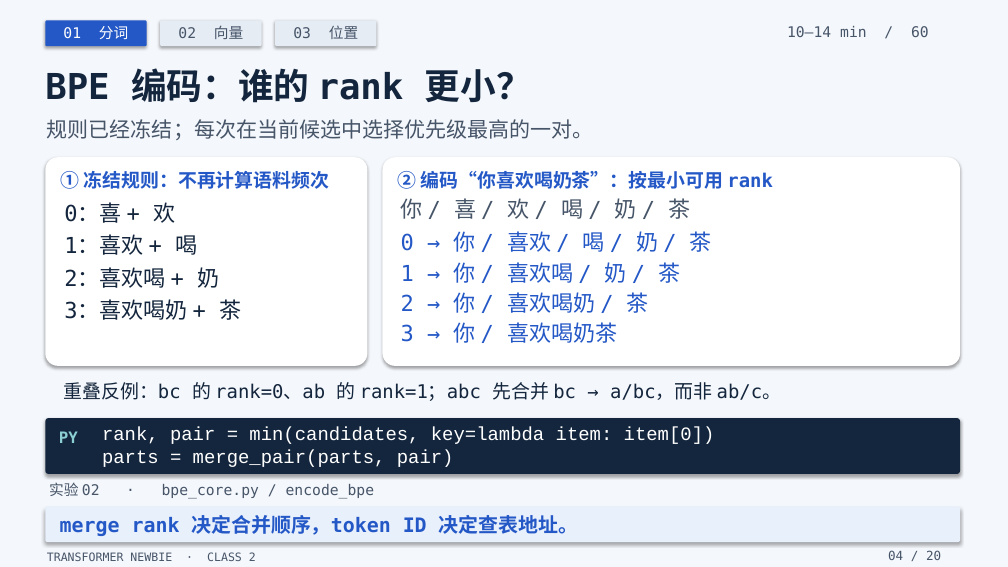
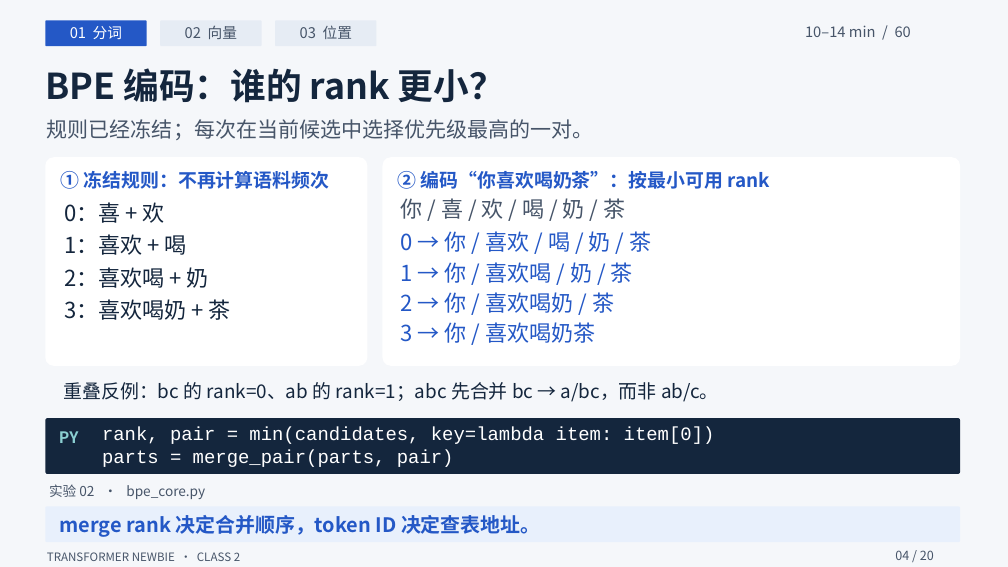
Before and after one commit to yangzy723/Transformer-Newbie, a slide deck: slide 4 of class2/class2_tokens_embeddings_positions.pptx. Drawn at 1008x567 pixels with LibreOffice and Linux fonts; fonts in the diff are those of the drawing. Boxes give left, top, right and bottom in pixels: in the first picture for what was removed or moved away, otherwise in the second. Text is boxed around its words. In the diff, an @@ line names an element or a change of style, - is before the commit and + after.

Commit message:
Clarify class 2 slide layout and teach RoPE through rotation diagrams

```diff
--- a/class2/class2_tokens_embeddings_positions.pptx
+++ b/class2/class2_tokens_embeddings_positions.pptx
@@ background #F7F5EF to #FFFFFF @@
@@ rectangle at (0, 0, 1008, 567): fill #F4F7FB to #F5F7FA; shadow off @@
@@ font DejaVu Sans Mono to Noto Sans CJK SC in 19 elements at (70, 26, 122, 39), (185, 26, 237, 39), (300, 25, 352, 39), (805, 25, 911, 37), (45, 68, 505, 103), (60, 515, 540, 537), (47, 552, 240, 561), (895, 550, 934, 560), (64, 202, 165, 223), (64, 234, 187, 255), (64, 267, 209, 288), (64, 299, 231, 320), (398, 171, 769, 189), (401, 198, 625, 219), (401, 231, 651, 252), (401, 262, 633, 283), (401, 292, 614, 313), (401, 322, 595, 343), (63, 382, 719, 402) @@
@@ shadow off; proportions changed in 7 elements at (45, 20, 147, 46), (160, 20, 262, 46), (275, 20, 377, 46), (45, 507, 960, 542), (45, 157, 368, 366), (383, 157, 960, 366), (45, 418, 960, 474) @@
@@ text at (49, 484, 205, 499): text changed; size 14 to 13 pt; font DejaVu Sans Mono to Noto Sans CJK SC @@
-实验 02 · bpe_core.py / encode_bpe
+实验 02 · bpe_core.py
```
Also in this commit, not shown: 18 other slides changed, 1 slide added, 1 slide removed, 29 other files.
